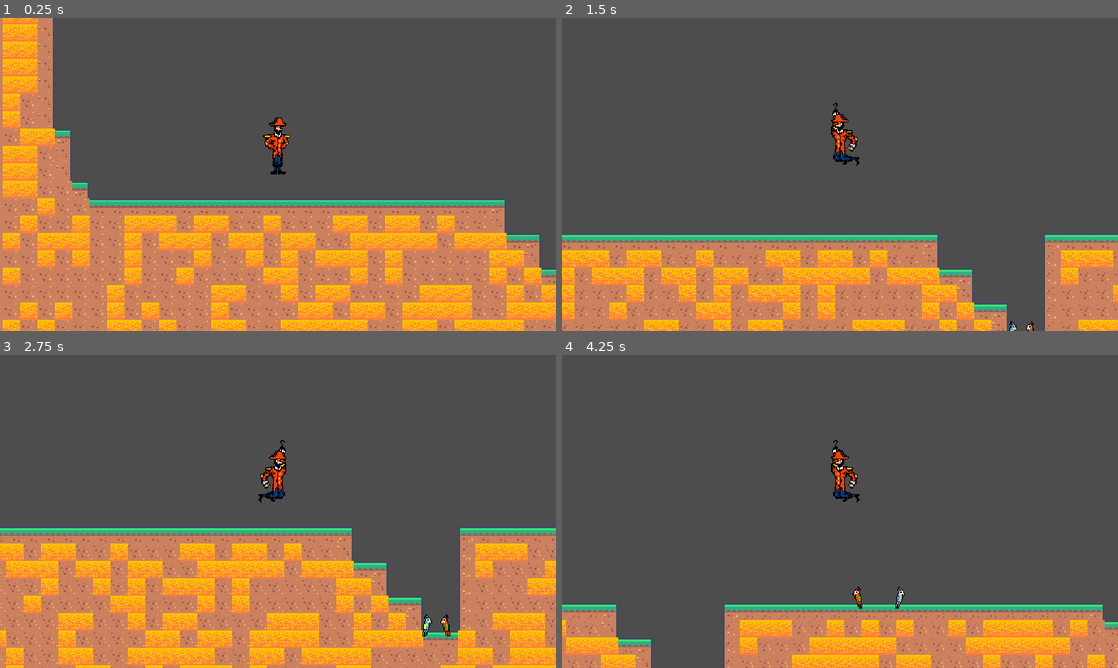
Above: before the commit, frames 1-4 (two rows, left to right).
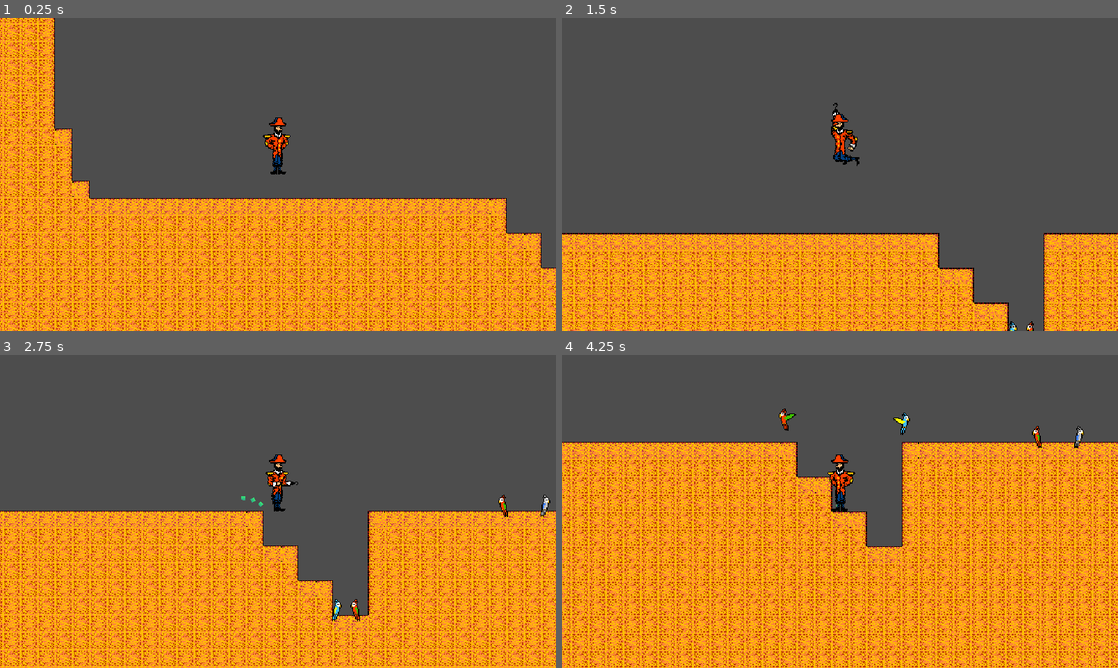
Above: after the commit, the same moments.

Repository: The-Randalorian/CaptainZip
Game: Godot game, scene res://Levels/level 1.tscn
Same seed, same stepped clock (60 frames per second), same inputs: the game is played once before the commit and once after it.
Inputs:
- Up to frame 1 (0.25 s): no input
- Up to frame 2 (1.5 s): hold D (move_right) 0.53-1.28 s; hold Space (move_jump) 0.53-1.28 s; hold A (move_left) from 1.28 s (still down); tap Space (move_jump) at 1.35 s
- Up to frame 3 (2.75 s): tap Space (move_jump) at 1.52, 1.82 s; release A (move_left) at 2.03 s; hold D (move_right) from 2.03 s (still down); hold Space (move_jump) from 2.03 s (still down)
- Up to frame 4 (4.25 s): release Space (move_jump) at 2.78 s; tap Space (move_jump) at 2.85, 3.02, 3.32 s; release D (move_right) at 3.53 s; hold A (move_left) from 3.53 s (still down); hold Space (move_jump) from 3.53 s (still down)

The runs differ from the first frame. In frame 1, 39% of the frame differs, in the area x 0-100%, y 0-100%; in frame 2, 23%; in frame 3, 43%; in frame 4, 66%, in the area x 0-100%, y 17-100%.

Commit message:
Fix Jump

Diff:
--- /dev/null
+++ b/main menu.tscn
@@ -0,0 +1,9 @@
+[gd_scene format=3 uid="uid://bbyg1myppequi"]
+
+[node name="Control" type="Control"]
+layout_mode = 3
+anchors_preset = 15
+anchor_right = 1.0
+anchor_bottom = 1.0
+grow_horizontal = 2
+grow_vertical = 2
--- a/player.gd
+++ b/player.gd
@@ -44,6 +44,7 @@
 		$Sprite2D.position = Vector2(0, -18)
 		allow_zip = false
 		$Allow_Zip_Timer.start()
+		$CPUParticles2D.emitting = false
 
 
 func _physics_process(delta):
@@ -131,14 +132,19 @@
 		$CPUParticles2D.emitting = false
 
 	# Handle jump.
-	if Input.is_action_pressed("move_jump") and is_on_floor():
-		velocity.y = JUMP_VELOCITY
-		if !Input.is_action_just_pressed("move_jump"):
+	#if Input.is_action_pressed("move_jump"):
+	if is_on_floor():
+		if Input.is_action_just_pressed("move_jump"):
+			velocity.y = JUMP_VELOCITY
+			$Sprite2D.play("jump")
+			$Sprite2D.position = Vector2(0, -40)
+		elif not $Jump_Limit_Timer.is_stopped():
+			velocity.y = JUMP_VELOCITY
 			$Sprite2D.play("default")
-			$Sprite2D.play("jump")
-		else:
-			$Sprite2D.play("jump")
-		$Sprite2D.position = Vector2(0, -40)
+			$Sprite2D.position = Vector2(0, -40)
+			$Jump_Anim_Delay_Timer.start()
+	elif Input.is_action_just_pressed("move_jump"):
+		$Jump_Limit_Timer.start()
 
 	move_and_slide()
 
@@ -149,3 +155,8 @@
 
 func playerDeath():
 	get_tree().reload_current_scene();
+
+
+func _on_jump_anim_delay_timer_timeout():
+	$Sprite2D.play("jump")
+	$Sprite2D.position = Vector2(0, -40)
--- a/player.tscn
+++ b/player.tscn
@@ -111,4 +111,13 @@
 wait_time = 0.4
 one_shot = true
 
+[node name="Jump_Anim_Delay_Timer" type="Timer" parent="."]
+wait_time = 0.1
+one_shot = true
+
+[node name="Jump_Limit_Timer" type="Timer" parent="."]
+wait_time = 0.2
+one_shot = true
+
 [connection signal="timeout" from="Allow_Zip_Timer" to="." method="_on_allow_zip_timer_timeout"]
+[connection signal="timeout" from="Jump_Anim_Delay_Timer" to="." method="_on_jump_anim_delay_timer_timeout"]
Binary file changed: Tilemap/SipMap.png
Not shown, changed: level 1.tscn
